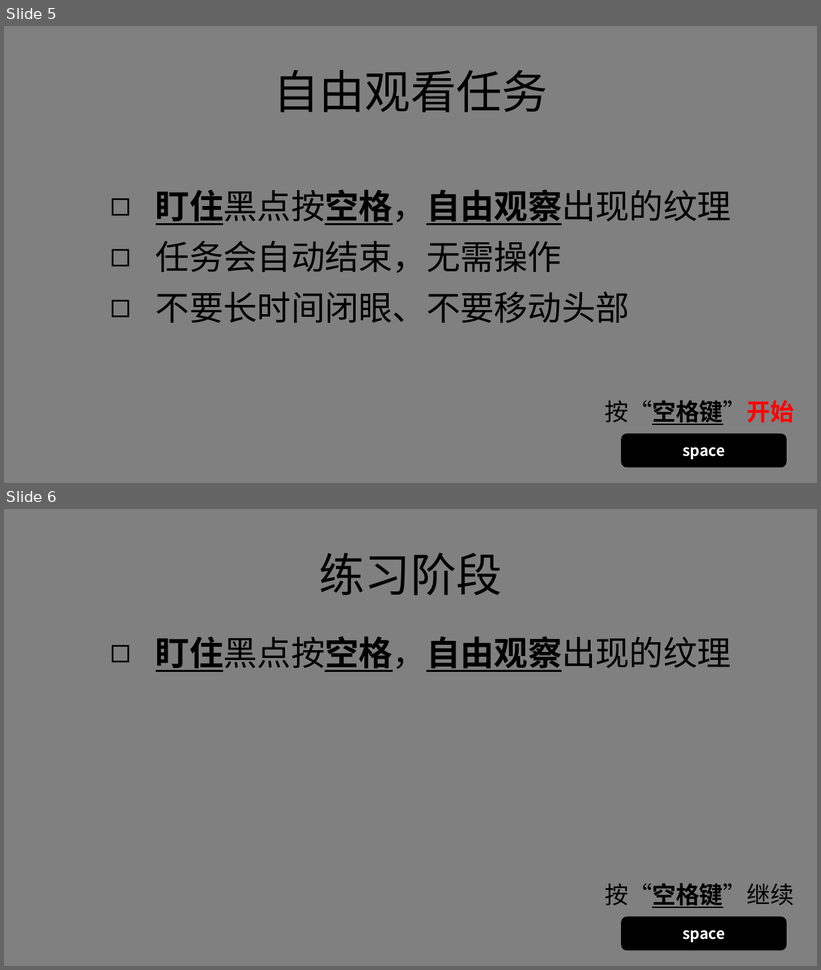
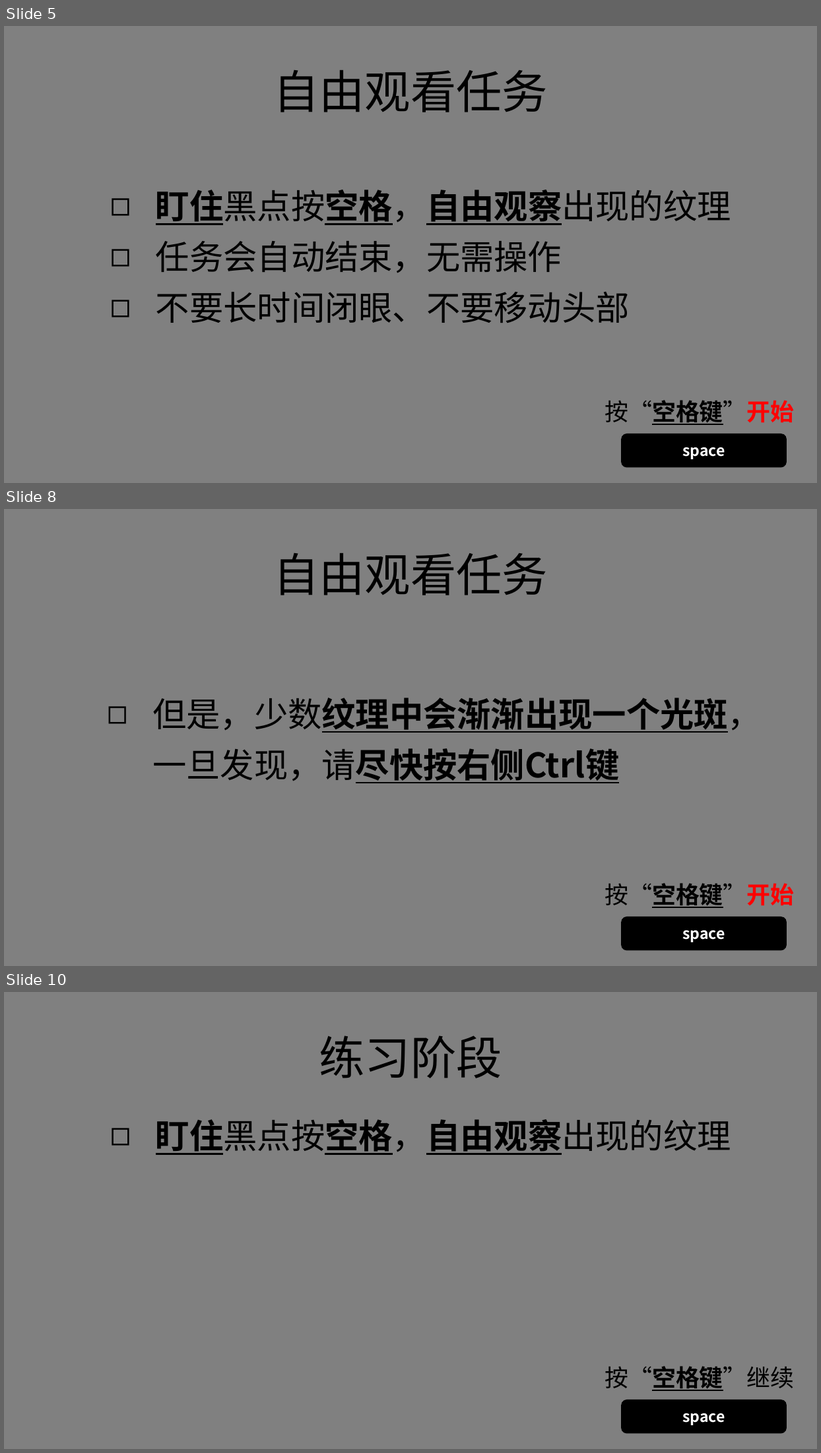
Before and after one commit to lyxose/FreeView, a slide deck: Instructions.pptx. Shown one above the other, each under a label of ours: slides 5 and 6 before the commit, slides 5, 8 and 10 after it; the slides between them are not shown. The pictures are 821x970 and 821x1453 pixels, drawn with LibreOffice and Linux fonts; fonts in the diff are those of the drawing. Boxes give left, top, right and bottom in pixels: in the first picture for what was removed or moved away, otherwise in the second. Text is boxed around its words. In the diff, an @@ line names an element or a change of style, - is before the commit and + after.

```diff
--- a/Instructions.pptx
+++ b/Instructions.pptx
@@ slide 8 added at box(4, 509, 817, 966), background #808080 @@
@@ text added at box(273, 553, 548, 595), 54 pt, text #000000 @@
+自由观看任务
@@ text added at box(152, 698, 762, 784), 40 pt, text #000000, bold, underline @@
+◻ 但是，少数纹理中会渐渐出现一个光斑，一旦发现，请尽快按右侧Ctrl键
@@ text added at box(605, 883, 794, 908), 28 pt, text #000000, bold @@
+按“空格键”开始
@@ rounded rectangle added at box(621, 917, 787, 951), fill #000000, 18 pt, text #FFFFFF, bold @@
+space
@@ what was slide 6 is now slide 10 @@
```
Also in this commit, not shown: 3 other slides added, 8 other files.
